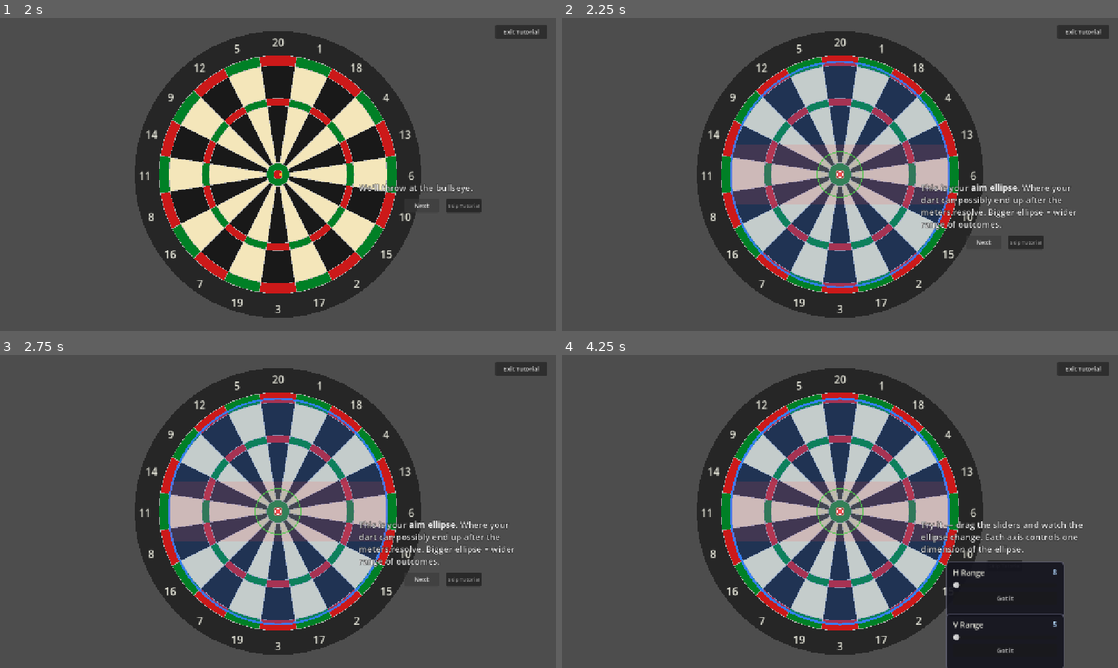
Above: before the commit, frames 1-4 (two rows, left to right).
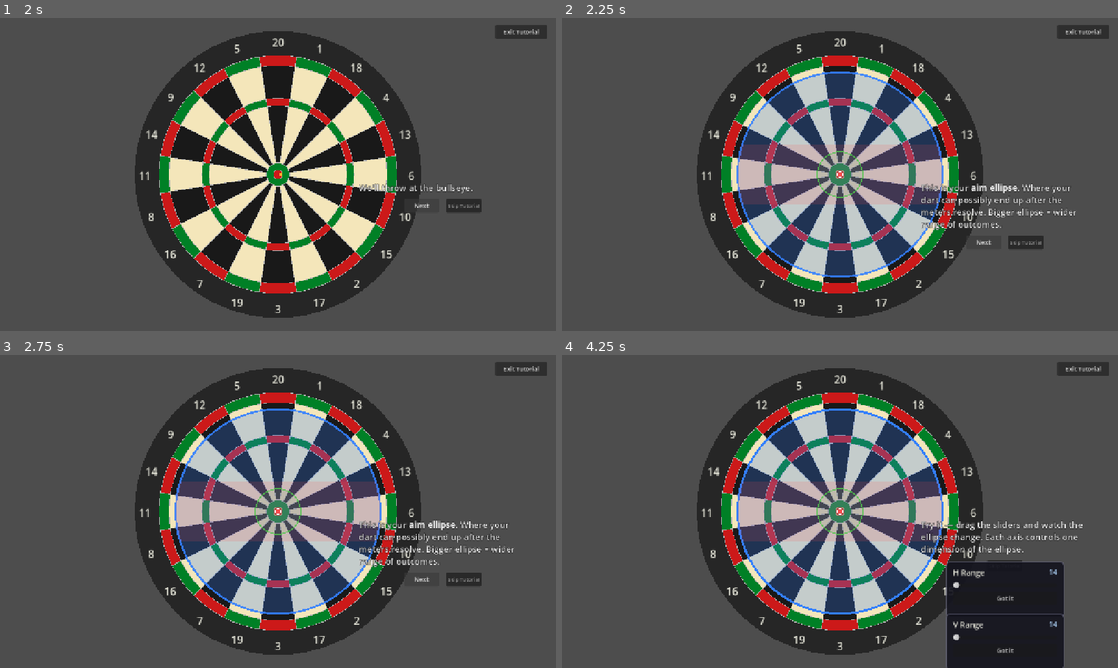
Above: after the commit, the same moments.

Repository: maxxBearr/darts-game
Game: Godot game, scene res://scenes/main.tscn
The game is run twice, just before and just after one commit, with the same random seed, the same clock (stepped at 60 frames per second) and the same inputs.
Inputs:
- Up to frame 1 (2 s): click "Yes, show me" at 0.5 s; click "Let's go" at 1.25 s
- Up to frame 2 (2.25 s): click "Next" at 2 s
- Up to frame 3 (2.75 s): no input
- Up to frame 4 (4.25 s): click "Next" at 2.75 s; click "Next" at 3.5 s

Frame 1 is identical in both runs. In frame 2, 4.0% of the frame differs, in the area x 30-70%, y 13-87%; in frame 3, 4.0%; in frame 4, 4.2%, in the area x 30-89%, y 13-87%.

Commit message:
added a point to the dart

Diff:
--- a/scenes/main.tscn
+++ b/scenes/main.tscn
@@ -69,8 +69,10 @@
 
 [node name="ThrowMechanic" type="Node2D" parent="." unique_id=967240672]
 script = ExtResource("3_throw")
-vertical_speed = 2.1
-horizontal_speed = 2.1
+horizontal_range = 14.0
+vertical_range = 14.0
+vertical_speed = 2.3
+horizontal_speed = 2.3
 marker_size = 6.0
 marker_outline_thickness = 1.3
 resolve_preview_duration = 0.6
@@ -356,6 +358,7 @@
 grow_horizontal = 2
 grow_vertical = 2
 script = ExtResource("10_assembly")
+point_preview_h_offset = -20.0
 stats_position = Vector2(40, 350)
 zone_preview_board_radius = 90.0
 zone_preview_label_offset = 12.59
--- a/scripts/assembly_screen.gd
+++ b/scripts/assembly_screen.gd
@@ -65,6 +65,15 @@
 @export var dart_preview_size: Vector2 = Vector2(400.0, 100.0)
 @export var component_preview_height: float = 80.0
 
+## Size of the point sprite in the dart preview.
+@export var point_preview_size: Vector2 = Vector2(40.0, 20.0)
+
+## Horizontal offset of the point relative to its default position (pixels).
+@export var point_preview_h_offset: float = 0.0
+
+## Vertical offset of the point relative to the barrel (pixels).
+@export var point_preview_v_offset: float = 0.0
+
 @export_group("Slot Selectors")
 @export var barrel_slot_position: Vector2 = Vector2(100.0, 200.0)
 @export var shaft_slot_position: Vector2 = Vector2(490.0, 200.0)
@@ -237,6 +246,19 @@
 	preview_container.add_theme_constant_override("separation", -3)
 	preview_container.alignment = BoxContainer.ALIGNMENT_CENTER
 	add_child(preview_container)
+
+	# Point (tip of the dart, to the left of the barrel)
+	var point_holder: Control = Control.new()
+	point_holder.custom_minimum_size = Vector2(point_preview_size.x, component_preview_height)
+	preview_container.add_child(point_holder)
+
+	var point_tex: TextureRect = TextureRect.new()
+	point_tex.texture = preload("res://sprites/point.png")
+	point_tex.expand_mode = TextureRect.EXPAND_FIT_WIDTH_PROPORTIONAL
+	point_tex.stretch_mode = TextureRect.STRETCH_KEEP_ASPECT_CENTERED
+	point_tex.size = point_preview_size
+	point_tex.position = Vector2(point_preview_h_offset, (component_preview_height - point_preview_size.y) / 2.0 + point_preview_v_offset)
+	point_holder.add_child(point_tex)
 
 	# Barrel slot
 	var barrel_holder: Control = Control.new()
Binary file added: sprites/point.png
Not shown, added: sprites/point.png.import
